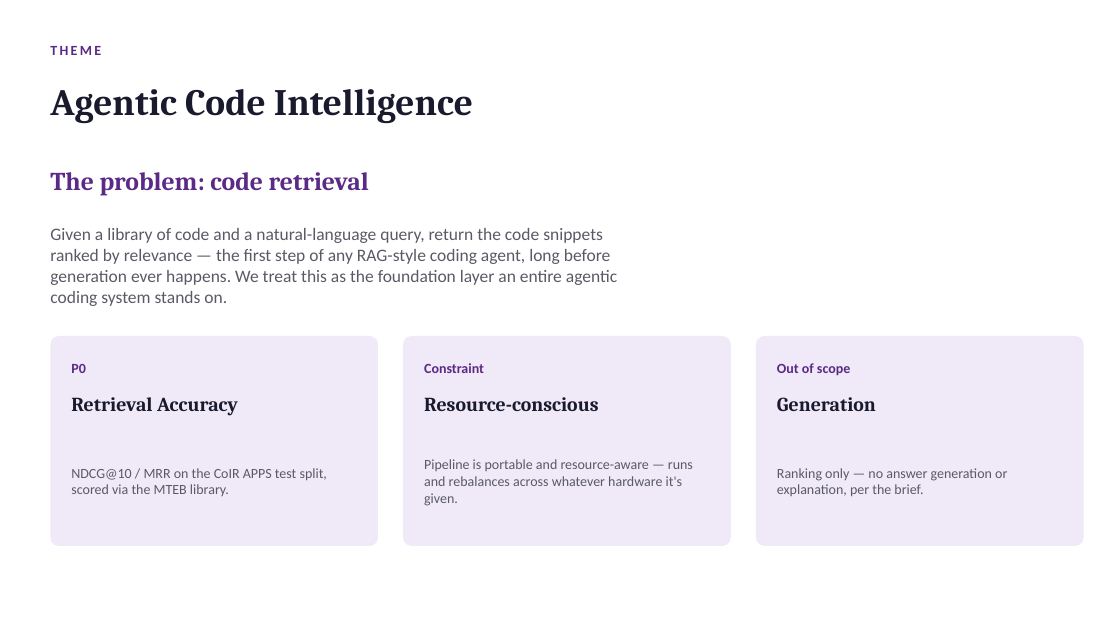
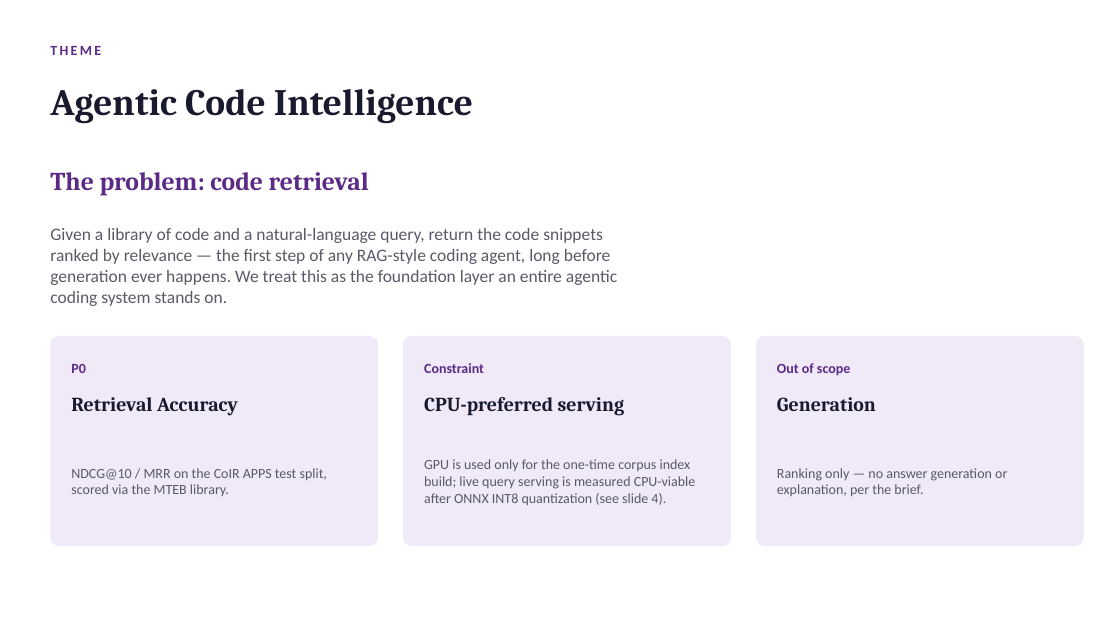
Before and after one commit to krishivgupta1429-cell/samsung-prism-codebase, a slide deck: slide 2 of Thapar_Cli404_submission.pptx. Drawn at 1120x630 pixels with LibreOffice and Linux fonts; fonts in the diff are those of the drawing. Boxes give left, top, right and bottom in pixels: in the first picture for what was removed or moved away, otherwise in the second. Text is boxed around its words. In the diff, an @@ line names an element or a change of style, - is before the commit and + after.

Commit message:
Add CPU-vs-GPU latency investigation and quantization results to PPT

```diff
--- a/Thapar_Cli404_submission.pptx
+++ b/Thapar_Cli404_submission.pptx
@@ text at [424,397,624,416]: text changed @@
-Resource-conscious
+CPU-preferred serving
@@ text at [424,459,696,505]: text changed @@
-Pipeline is portable and resource-aware — runs and rebalances across whatever hardware it's given.
+GPU is used only for the one-time corpus index build; live query serving is measured CPU-viable after ONNX INT8 quantization (see slide 4).
```
Also in this commit, not shown: 4 other slides changed.
